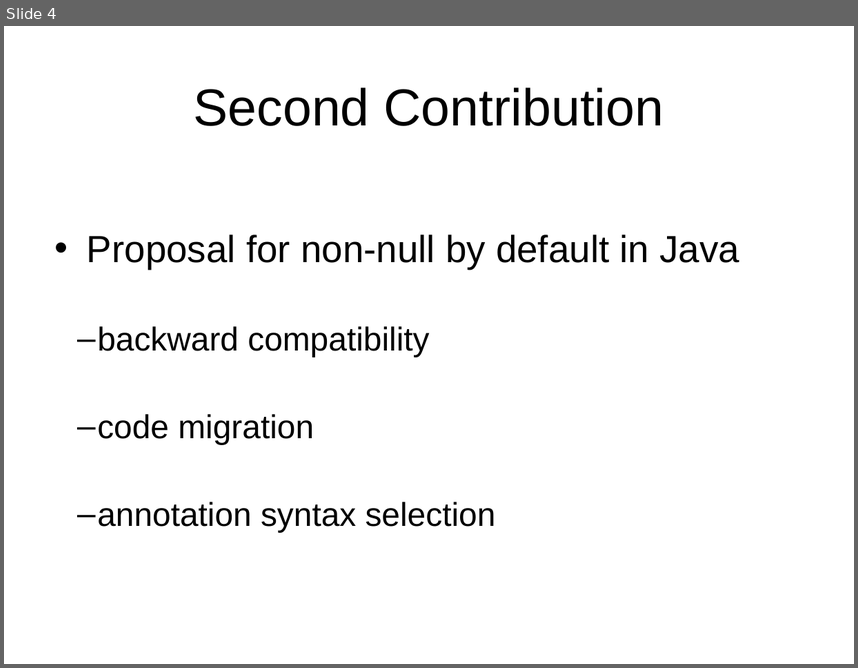
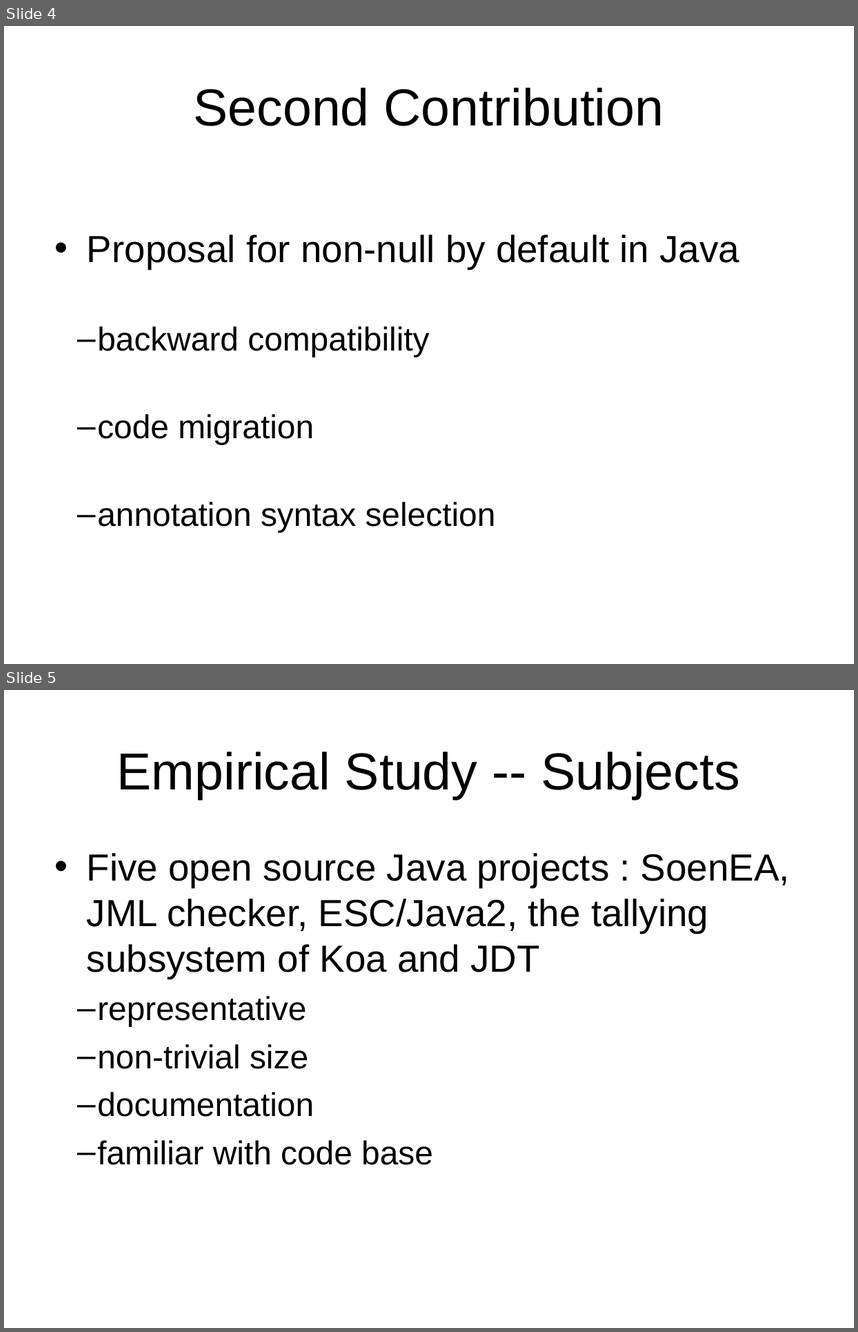
Before and after one commit to xiaohe27/Papers4Courses, a slide deck: CS527/Presentation/Non-Null-By-Default.ppt. Shown one above the other, each under a label of ours: slide 4 before the commit, slides 4 and 5 after it. The pictures are 858x668 and 858x1332 pixels, drawn with LibreOffice and Linux fonts; fonts in the diff are those of the drawing. Boxes give left, top, right and bottom in pixels: in the first picture for what was removed or moved away, otherwise in the second. Text is boxed around its words. In the diff, an @@ line names an element or a change of style, - is before the commit and + after.

```diff
--- a/CS527/Presentation/Non-Null-By-Default.ppt
+++ b/CS527/Presentation/Non-Null-By-Default.ppt
@@ slide 5 added at (4, 690, 854, 1328), background #FFFFFF @@
@@ title added at (117, 751, 740, 799), 44 pt, text #000000 @@
+Empirical Study -- Subjects
@@ text added at (87, 853, 790, 1165), 32 pt, text #000000 @@
+• Five open source Java projects : SoenEA, JML checker, ESC/Java2, the tallying subsystem of Koa and JDT
+  – representative
+  – non-trivial size
+  – documentation
+  – familiar with code base
```
Also in this commit, not shown: 1 slide changed, 7 other slides added, 8 other files.
